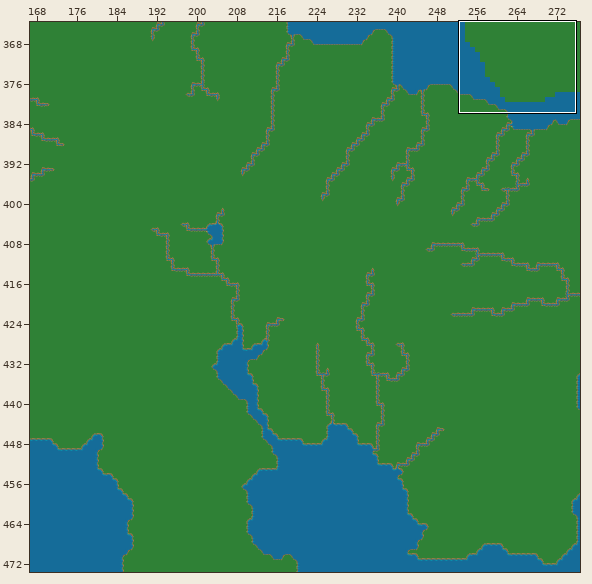
A Tiled map gets an edit: Narivia.Data/Worlds/narivia/world.tmx. Above: a wide view before the commit, with the close-up outlined.
Close-up. First the earlier version:
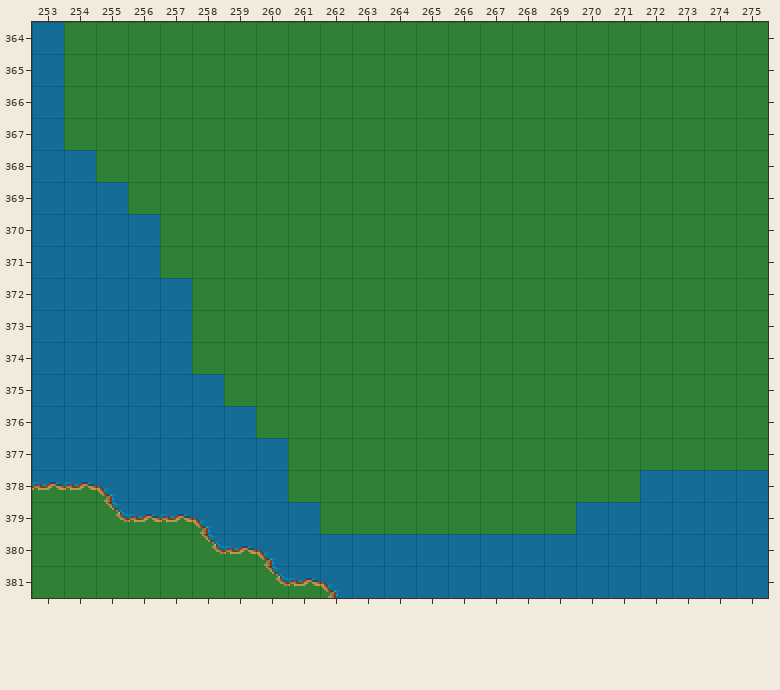
Cells are 16x16 px. Shown: x 253..275, y 364..381. The commit also changed other parts of the map, which this record leaves out.
And afterwards:
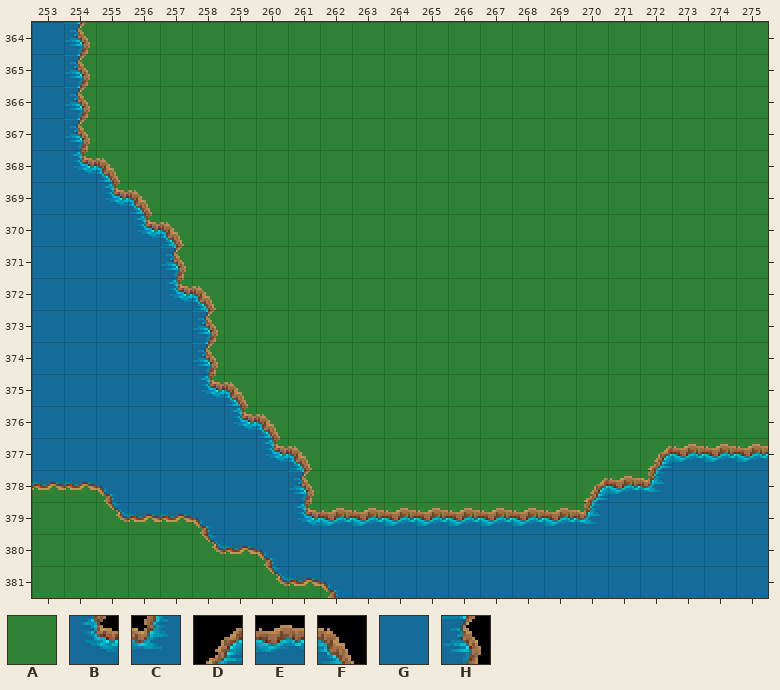
Key: from "grass": A 10; from "water": B 4, C 5, D 6, E 7, F 8, G 10, H 11.
_ is an empty cell.
The edit:
{"where": "layer \"Grass\""}
{"y":368,"x":254,"old":"_","new":"A"}
{"y":369,"x":255,"old":"_","new":"A"}
{"y":370,"x":256,"old":"_","new":"A"}
{"y":372,"x":257,"old":"_","new":"A"}
{"y":375,"x":258,"old":"_","new":"A"}
{"y":376,"x":259,"old":"_","new":"A"}
{"y":377,"x":260,"old":"_","new":"A"}
{"y":378,"x":272,"old":"_","new":"A"}
{"y":379,"x":261,"old":"_","new":"A"}
{"y":379,"x":270,"old":"_","new":"A"}
{"where": "layer \"Water Bodies\""}
{"y":364,"x":254,"old":"_","new":"H"}
{"y":365,"x":254,"old":"_","new":"H"}
{"y":366,"x":254,"old":"_","new":"H"}
{"y":367,"x":254,"old":"_","new":"H"}
{"y":368,"x":254,"old":"G_","new":"BF"}
{"y":369,"x":255,"old":"G_","new":"BF"}
{"y":370,"x":256,"old":"G_","new":"BF"}
{"y":371,"x":257,"old":"_","new":"H"}
{"y":372,"x":257,"old":"G_","new":"BF"}
{"y":373,"x":258,"old":"_","new":"H"}
{"y":374,"x":258,"old":"_","new":"H"}
{"y":375,"x":258,"old":"G_","new":"BF"}
{"y":376,"x":259,"old":"G_","new":"BF"}
{"y":377,"x":260,"old":"G_","new":"BF"}
{"y":377,"x":272,"old":"____","new":"DEEE"}
{"y":378,"x":261,"old":"_","new":"H"}
{"y":378,"x":270,"old":"__G","new":"DEC"}
{"y":379,"x":261,"old":"G________G","new":"BEEEEEEEEC"}
{"label":"changed","picture_box":[64,22,768,534]}
